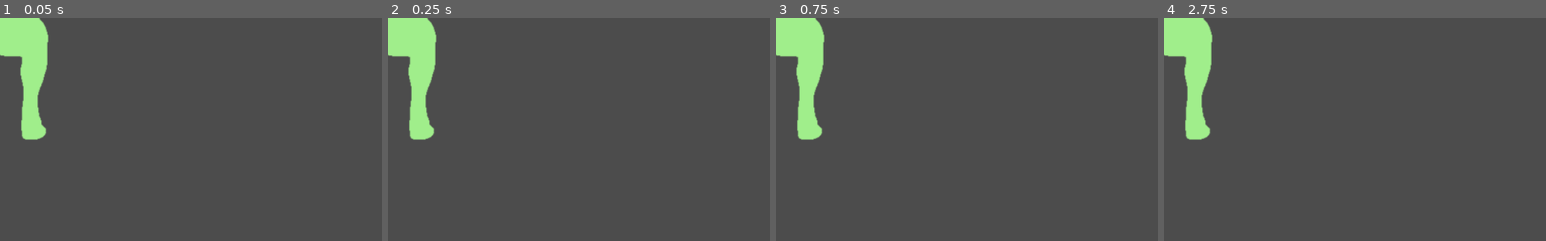
Above: before the commit, frames 1-4 (left to right).
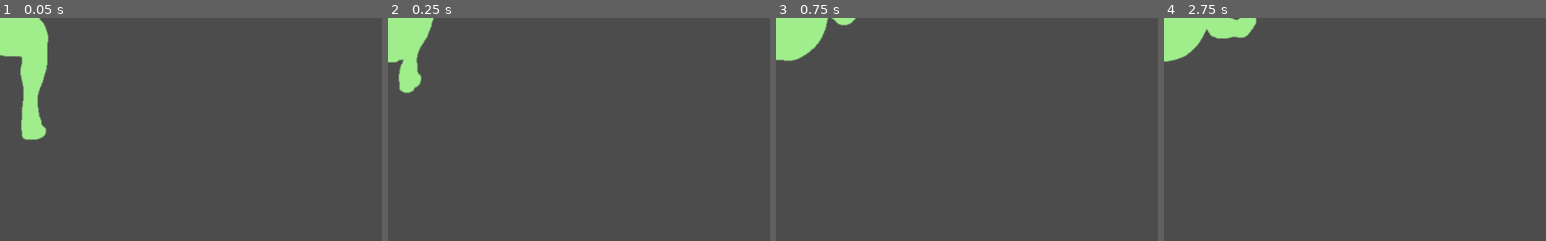
Above: after the commit, the same moments.

Repository: ZeeHatcher/project-vlastos
Game: Godot game, scene res://entities/enemy/enemy.tscn
Two runs of this game, one before a commit and one after it. Both use one fixed random seed, a clock stepped at 60 frames per second and the inputs below. The project has no main scene, so this scene is started directly.
Inputs (mouse positions are % of the whole screen's width and height, from its top left):
- Up to frame 1 (0.05 s): no input
- Up to frame 2 (0.25 s): no input
- Up to frame 3 (0.75 s): move the mouse to (72, 45) at 0.52 s; press the mouse at (72, 45) at 0.53 s; hold D (right) from 0.53 s (still down)
- Up to frame 4 (2.75 s): move the mouse to (30, 55) at 1.27 s; release D (right) at 1.28 s; release the mouse at (30, 55) at 1.28 s; hold S (down) 1.28-2.03 s; click (30, 55) at 1.35 s; move the mouse to (60, 28) at 2.02 s; press the mouse at (60, 28) at 2.03 s; hold D (right) from 2.03 s (still down)
The pictures show only the part of the screen within x 0-50%, y 0-50%; the shares and areas given below are measured in that part.

Frame 1 is identical in both runs. In frame 2, 2.8% of the frame differs, in the area x 0-13%, y 0-55%; in frame 3, 2.7%; in frame 4, 3.7%, in the area x 0-25%, y 0-55%.

Commit message:
add enemy default state

Diff:
--- a/entities/enemy/enemy.gd
+++ b/entities/enemy/enemy.gd
@@ -9,6 +9,12 @@
 var velocity := Vector2()
 
 onready var _state_machine := $StateMachine
+onready var animated_sprite := $AnimatedSprite
+onready var collision_shape := $CollisionShape2D
+
+
+func _ready():
+	_state_machine.transition_to("RoamState")
 
 
 func die() -> void:
--- a/entities/enemy/states/roam_state.gd
+++ b/entities/enemy/states/roam_state.gd
@@ -1,2 +1,7 @@
 extends State
 class_name RoamState
+
+
+func enter(_msg: Dictionary = {}) -> void:
+	owner.animated_sprite.playing = true
+	owner.animated_sprite.speed_scale = 1
